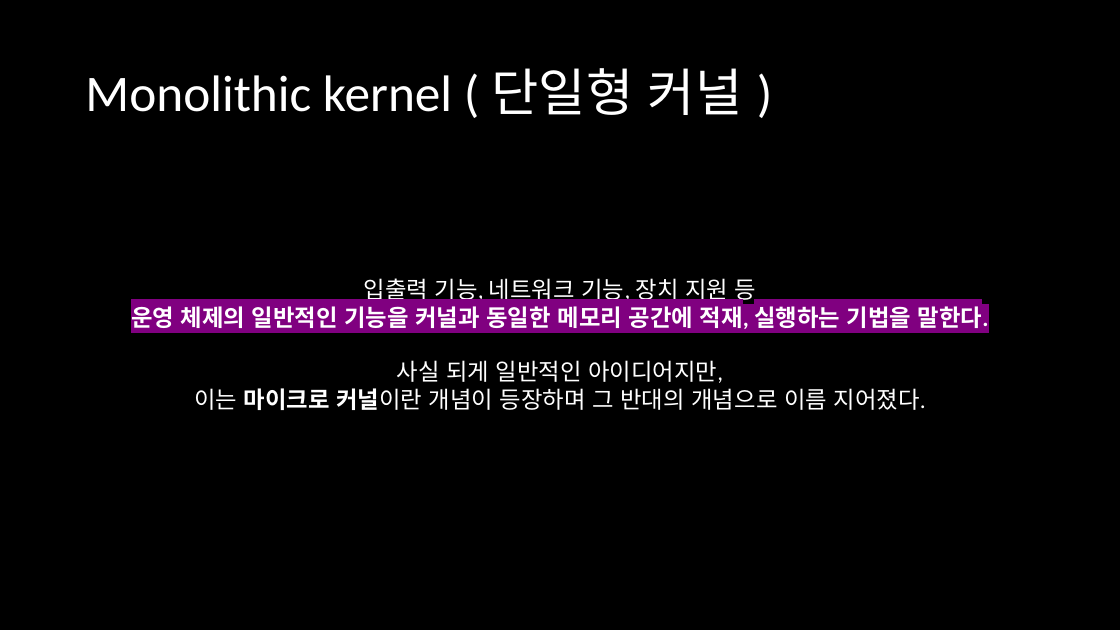
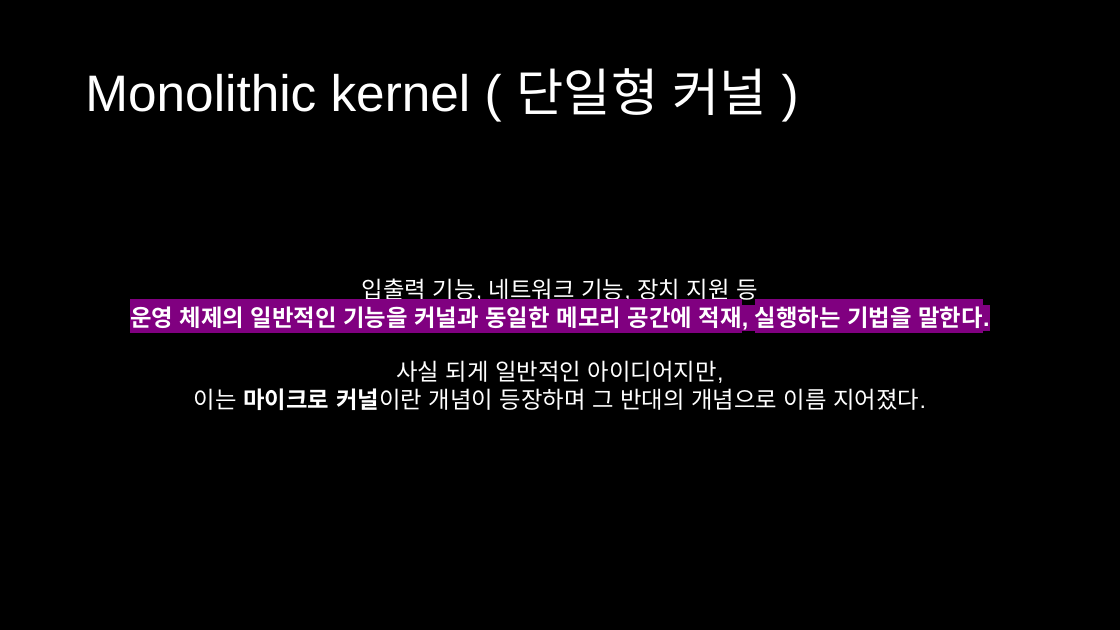
Before and after one commit to d0now/2020_lindroid_research, a slide deck: slide 5 of month_1/day_1/Month 1, Day 1.pptx. Drawn at 1120x630 pixels with LibreOffice and Linux fonts; fonts in the diff are those of the drawing. Boxes give left, top, right and bottom in pixels: in the first picture for what was removed or moved away, otherwise in the second. Text is boxed around its words. In the diff, an @@ line names an element or a change of style, - is before the commit and + after.

```diff
--- a/month_1/day_1/Month 1, Day 1.pptx
+++ b/month_1/day_1/Month 1, Day 1.pptx
@@ title "Monolithic kernel ( 단일형 커널 ..." at <box>85,68,767,115</box>: font Calibri to Arial @@
@@ text "입출력 기능, 네트워크 기능, 장치 ..." at <box>130,278,989,332</box>: font Calibri to Arial @@
```
Also in this commit, not shown: 19 other slides changed, 4 slides added.
